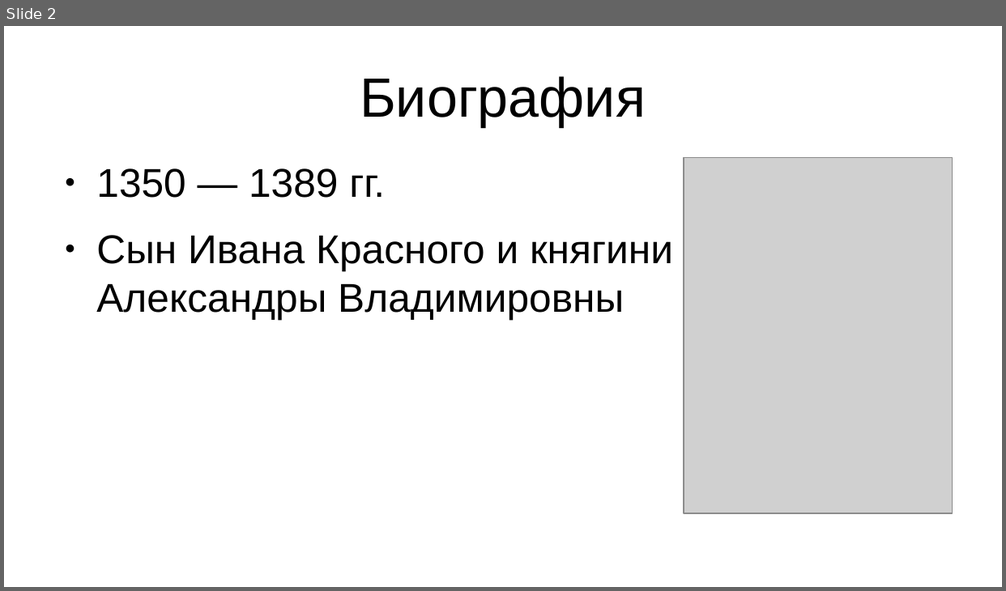
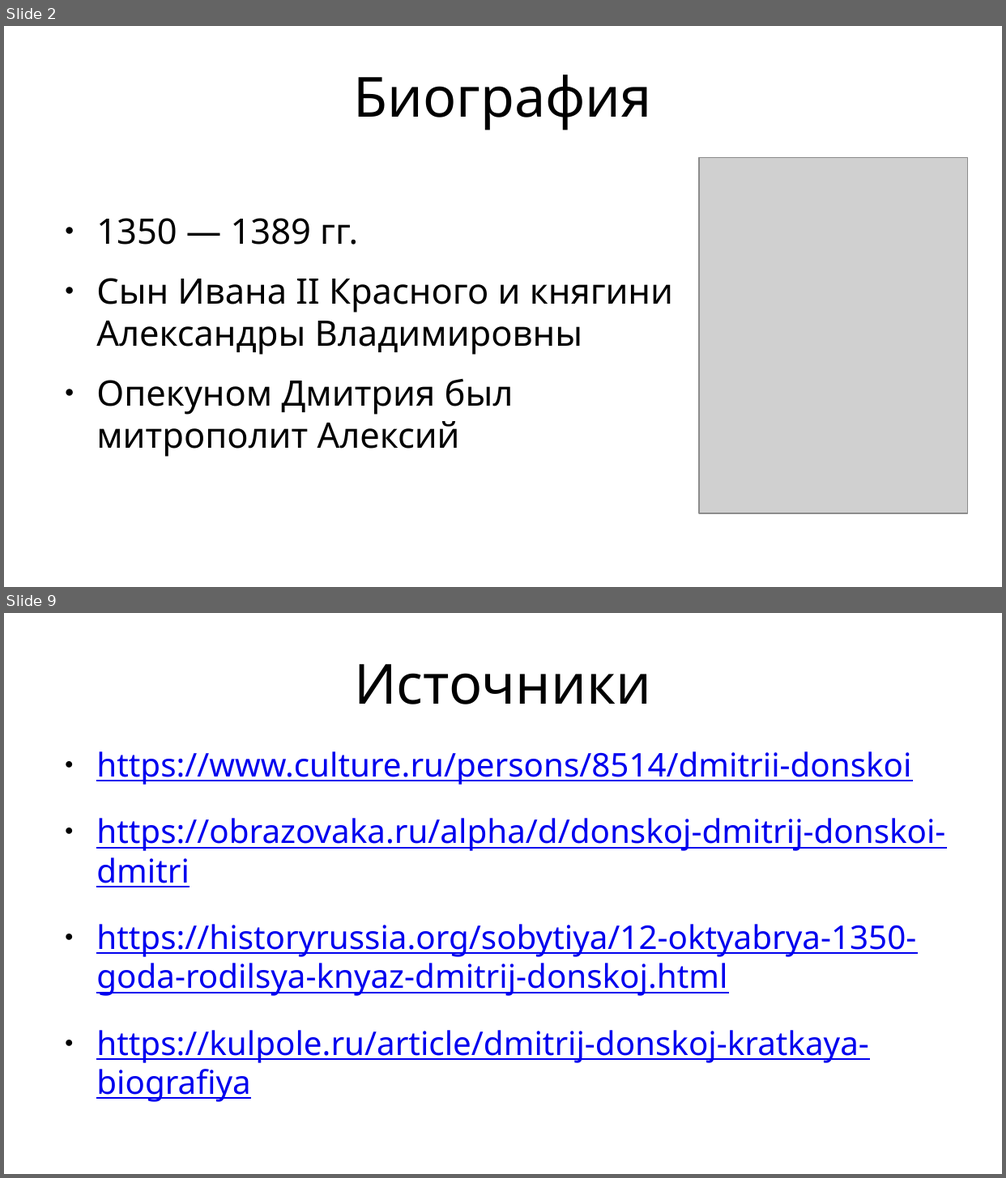
Before and after one commit to Astolfo-femboy-UwU/urban-octo-barnacle, a slide deck: История/Дмитрий Донской.pptx. Shown one above the other, each under a label of ours: slide 2 before the commit, slides 2 and 9 after it; the slides between them are not shown. The pictures are 1006x591 and 1006x1178 pixels, drawn with LibreOffice and Linux fonts; fonts in the diff are those of the drawing; grey boxes stand for pictures. Boxes give left, top, right and bottom in pixels: in the first picture for what was removed or moved away, otherwise in the second. Text is boxed around its words. In the diff, an @@ line names an element or a change of style, - is before the commit and + after.

```diff
--- a/История/Дмитрий Донской.pptx
+++ b/История/Дмитрий Донской.pptx
@@ slide 9 added at (4, 613, 1002, 1174), background #FFFFFF @@
@@ title added at (354, 664, 651, 705), 44 pt, text #000000 @@
+Источники
@@ text added at (96, 752, 945, 1102), 26 pt, text #0000EE, underline @@
+● https://www.culture.ru/persons/8514/dmitrii-donskoi
+● https://obrazovaka.ru/alpha/d/donskoj-dmitrij-donskoi-dmitri
+● https://historyrussia.org/sobytiya/12-oktyabrya-1350-goda-rodilsya-knyaz-dmitrij-donskoj.html
+● https://kulpole.ru/article/dmitrij-donskoj-kratkaya-biografiya
@@ slide 2 changed as well @@
@@ title "Биография" at (353, 75, 652, 130): font Arial to Noto Sans @@
@@ text "1350 — 1389 гг." at (96, 218, 673, 457): vertical alignment top to middle @@
@@ picture: place and size @@
-picture at (684, 157, 953, 514)
+picture at (700, 157, 968, 514)
@@ text at (96, 218, 358, 245): size 32 to 28 pt, font Arial to Noto Sans in "1350 — 1389 гг." @@
@@ text at (96, 278, 673, 457): text changed; size 32 to 28 pt; font Arial to Noto Sans @@
-● Сын Ивана Красного и княгини Александры Владимировны
+● Сын Ивана II Красного и княгини Александры Владимировны
+● Опекуном Дмитрия был митрополит Алексий
```
Also in this commit, not shown: 1 other slide changed, 6 other slides added, 5 slides removed, 3 other files.
